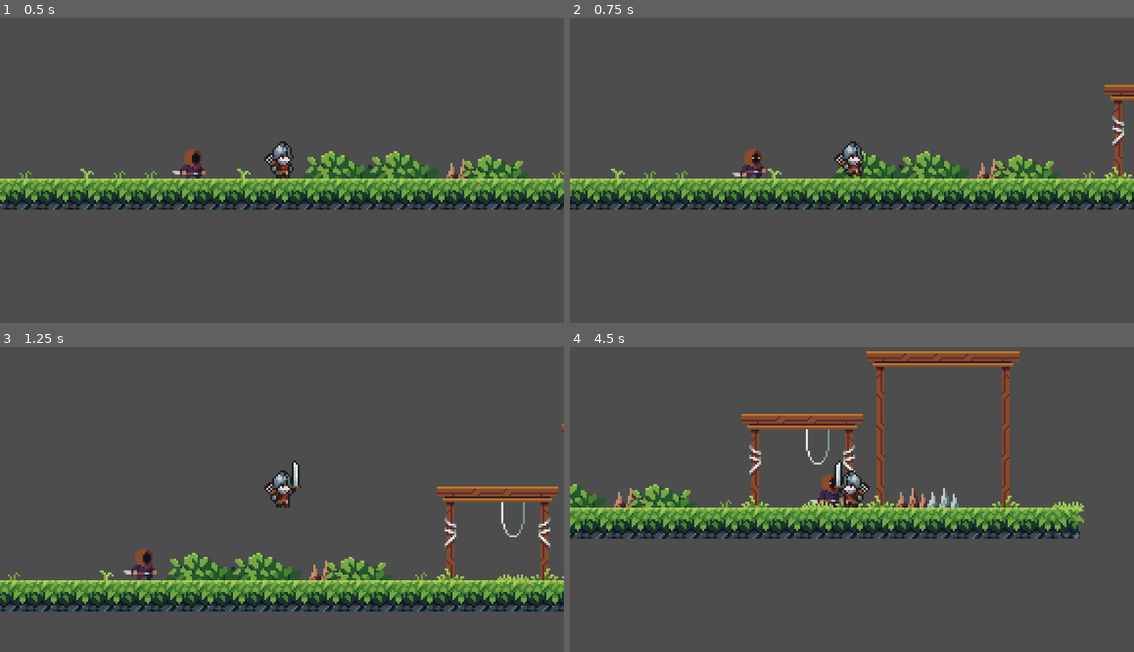
Above: before the commit, frames 1-4 (two rows, left to right).
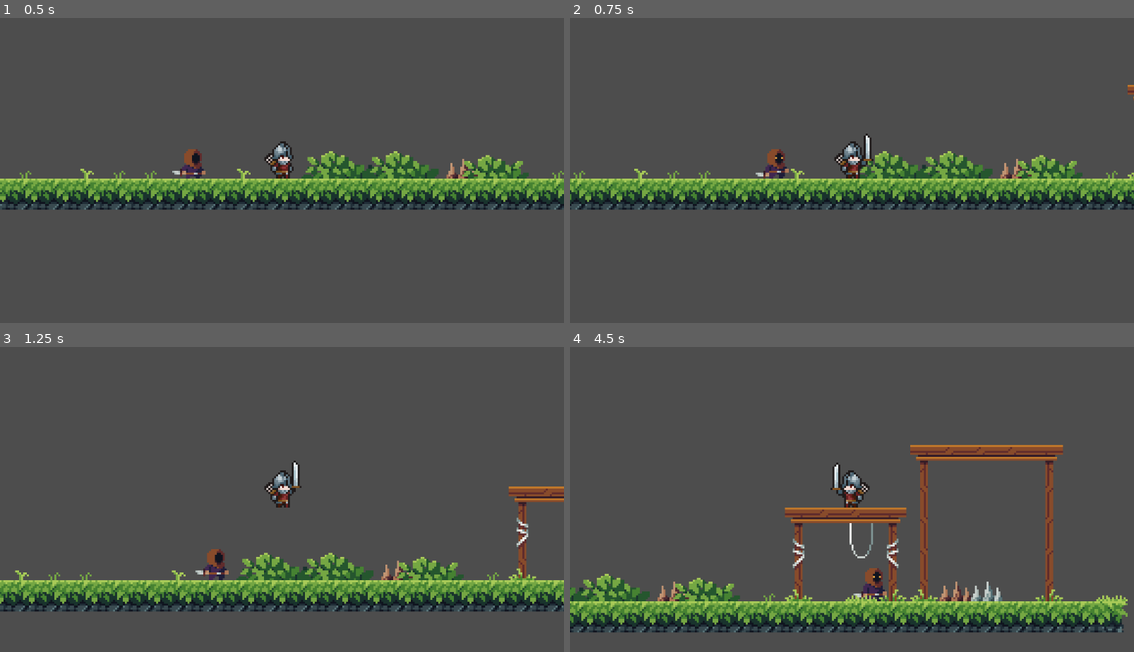
Above: after the commit, the same moments.

Repository: Sekaii22/super-gd-game
Game: Godot game, scene res://Assets/Scenes/game.tscn
Two runs of this game, one before a commit and one after it. Both use one fixed random seed, a clock stepped at 60 frames per second and the inputs below.
Inputs (mouse positions are in pixels of both pictures, inside the frame that each line leads up to):
- Up to frame 1 (0.5 s): no input
- Up to frame 2 (0.75 s): move the mouse to (976, 149) at 0.52 s; hold D (move-right) from 0.53 s (still down); click (976, 149) at 0.6 s
- Up to frame 3 (1.25 s): keep holding D (move-right); tap Space (jump) at 0.77, 0.8, 1.07 s
- Up to frame 4 (4.5 s): move the mouse to (739, 508) at 1.27 s; tap Space (jump) at 1.35, 1.52, 1.82, 2.3, 3.02, 3.32, 3.6, 3.77, 4.07 s; click (739, 508) at 1.55 s; move the mouse to (908, 423) at 2.02 s; release D (move-right) at 2.03 s; hold A (move-left) 2.03-2.78 s; click (908, 423) at 2.1 s; move the mouse to (823, 557) at 2.77 s; hold D (move-right) 2.78-4.28 s; click (823, 557) at 2.85 s; move the mouse to (1021, 542) at 3.52 s; move the mouse to (682, 447) at 4.27 s; hold A (move-left) from 4.28 s (still down); click (682, 447) at 4.35 s

Frame 1 is identical in both runs. In frame 2, 9.5% of the frame differs, in the area x 0-100%, y 21-63%; in frame 3, 11%; in frame 4, 30%, in the area x 0-99%, y 1-94%.

Commit message:
Small update

Diff:
--- a/Assets/Scenes/enemy.tscn
+++ b/Assets/Scenes/enemy.tscn
@@ -221,9 +221,8 @@
 [node name="Enemy" type="AnimatedSprite2D"]
 position = Vector2(0, -16)
 sprite_frames = SubResource("SpriteFrames_2f8hu")
-animation = &"Running"
+animation = &"Attack"
 autoplay = "Idle"
-frame_progress = 0.971688
 script = ExtResource("2_v0apq")
 
 [node name="Killzone" parent="." instance=ExtResource("3_inkes")]
--- a/Assets/Scripts/player.gd
+++ b/Assets/Scripts/player.gd
@@ -16,32 +16,36 @@
 	if Input.is_action_just_pressed("jump") and is_on_floor():
 		velocity.y = JUMP_VELOCITY
 
-	# Get the input direction and handle the movement/deceleration.
-	# As good practice, you should replace UI actions with custom gameplay actions.
 	# direction = -1, 0, 1
 	var direction := Input.get_axis("move-left", "move-right")
 
+	# Flip direction
 	if direction == -1:
 		animated_sprite.flip_h = true
 	elif direction == 1:
 		animated_sprite.flip_h = false
 
-	if is_on_floor():
-		if direction == 0:
-			animated_sprite.play("idle")
+	# Animation
+	if animated_sprite.animation == "attack" and animated_sprite.is_playing():
+		if is_on_floor():
+			velocity.x = 0
+	else:
+		if is_on_floor():
+			if direction == 0:
+				animated_sprite.play("idle")
+			else:
+				animated_sprite.play("run")
 		else:
-			animated_sprite.play("run")
-	else:
-		animated_sprite.play("jump")
-		#Jump animation is temporary
+			animated_sprite.play("jump")
+			#Jump animation is temporary
 
-	if direction:
-		velocity.x = direction * SPEED
-	else:
-		velocity.x = move_toward(velocity.x, 0, SPEED)
+		# Movement
+		if direction:
+			velocity.x = direction * SPEED
+		else:
+			velocity.x = move_toward(velocity.x, 0, SPEED)
 
 	if Input.is_action_just_pressed("attack"):
-		print("attack pressed")
 		animated_sprite.play("attack")
 
 	move_and_slide()
